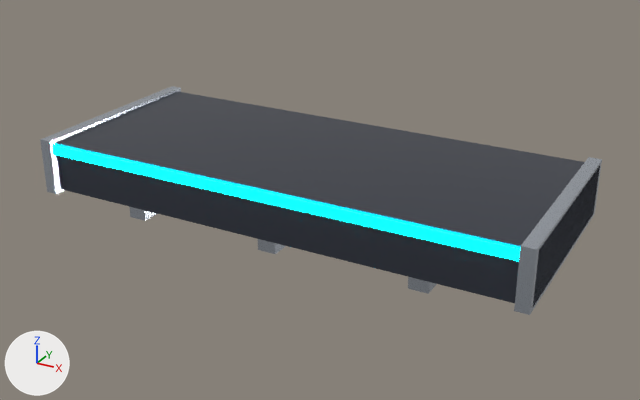
Two versions of the glTF model assets/models/platform_straight.glb, one commit apart.
Before and after are seen from a 50 mm lens placed at (3.14, -5.6, 2.41), pointed at (0.07, -0.02, -0.38). Lighting does not change. The marker at lower left points along +X, +Y and +Z. The first picture is the older version. Where no turn or scale is listed for an object, it has been applied to the vertices.

Names of what the first picture shows: 'Bracket_L', 'Bracket_R', 'PlatDeck', 'PlatFrontNeon', 'Truss_-1.2', 'Truss_0', 'Truss_1.2'.
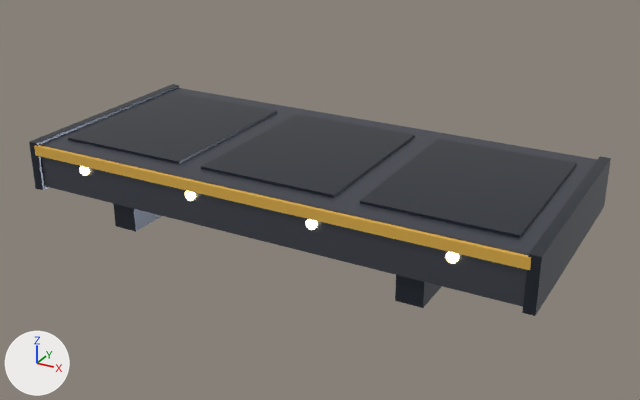
Boxes (x1, y1, x2, y2) around the edits, measured in the pictures (640 x 400 px):
'PlatDeck', recoloured, moved, rescaled
    before: (55, 92, 600, 306)
    after: (40, 88, 598, 307)
'Truss_1.2', recoloured
    both: (360, 139, 577, 294)
'Truss_0', recoloured, moved, rescaled
    before: (258, 239, 285, 254)
    after: (201, 114, 415, 198)
'PlatFrontNeon', recoloured, reshaped, moved, rescaled (6% wider, 7% taller)
    before: (52, 144, 520, 261)
    after: (34, 145, 531, 270)
'Truss_-1.2', recoloured
    both: (68, 93, 277, 221)
'Bracket_R', recoloured, moved, rescaled
    before: (514, 157, 602, 315)
    after: (522, 156, 611, 316)
'Bracket_L', recoloured, moved, rescaled (6% wider)
    before: (40, 86, 181, 194)
    after: (29, 84, 179, 190)
'IBeam_1.2', added
    after: (395, 275, 442, 308)
'IBeam_-1.2', added
    after: (113, 203, 161, 232)
'StepLight_1.5', added
    after: (446, 252, 459, 264)
'StepLight_0.5', added
    after: (306, 219, 318, 230)
'StepLight_-0.5', added
    after: (185, 191, 196, 201)
'StepLight_-1.5', added
    after: (80, 166, 90, 176)

Edits to the bpy script that builds the scene:
```text
Change me_cube_002:
    where me_cube_002.from_pydata(...)  # 8 vertices, 12 faces; spans x -0.5..0.5, y -0.5..0.5, z -0.5..0.5
    remove me_cube_002.materials.append(mat_platsteel)  # light grey #cbd3dd
    add me_cube_002.materials.append(mat_mat_darksteel)  # greyish blue #454b55
Change me_cube_003:
    where me_cube_003.from_pydata(...)  # 8 vertices, 12 faces; spans x -0.5..0.5, y -0.5..0.5, z -0.5..0.5
    remove me_cube_003.materials.append(mat_platsteel)  # light grey #cbd3dd
    add me_cube_003.materials.append(mat_mat_darksteel)  # greyish blue #454b55
Change me_cube:
    where me_cube.from_pydata(...)  # 8 vertices, 12 faces; spans x -0.5..0.5, y -0.5..0.5, z -0.5..0.5
    remove me_cube.materials.append(mat_platdeck)  # dark grey #555965
    add me_cube.materials.append(mat_mat_deckplate)  # grey #61656f
Change me_cube_001:
    where me_cube_001.from_pydata(...)  # 8 vertices, 12 faces; spans x -0.5..0.5, y -0.5..0.5, z -0.5..0.5
    remove me_cube_001.materials.append(mat_platneoncyan)  # cyan #00e7ff, glowing cyan #00edff
    add me_cube_001.materials.append(mat_mat_darksteel)  # greyish blue #454b55
Change me_cube_005:
    where me_cube_005.from_pydata(...)  # 8 vertices, 12 faces; spans x -0.5..0.5, y -0.5..0.5, z -0.5..0.5
    remove me_cube_005.materials.append(mat_platsteel)  # light grey #cbd3dd
    add me_cube_005.materials.append(mat_mat_darksteel)  # greyish blue #454b55
Change me_cube_006:
    where me_cube_006.from_pydata(...)  # 8 vertices, 12 faces; spans x -0.5..0.5, y -0.5..0.5, z -0.5..0.5
    remove me_cube_006.materials.append(mat_platsteel)  # light grey #cbd3dd
    add me_cube_006.materials.append(mat_mat_darksteel)  # greyish blue #454b55
Change me_cube_004:
    where me_cube_004.from_pydata(...)  # 8 vertices, 12 faces; spans x -0.5..0.5, y -0.5..0.5, z -0.5..0.5
    remove me_cube_004.materials.append(mat_platsteel)  # light grey #cbd3dd
    add me_cube_004.materials.append(mat_mat_hazardamber)  # orange #edbc50
Change ob_bracket_l:
    ob_bracket_l.location: (-1.95, 0.0, -0.2) -> (-2.01, 0.0, -0.18)
    ob_bracket_l.scale: (0.1, 1.7, 0.45) -> (0.08, 1.84, 0.4)
Change ob_bracket_r:
    ob_bracket_r.location: (1.95, 0.0, -0.2) -> (2.01, 0.0, -0.18)
    ob_bracket_r.scale: (0.1, 1.7, 0.45) -> (0.08, 1.84, 0.4)
Change ob_platdeck:
    ob_platdeck.location: (0.0, 0.0, -0.2) -> (0.0, 0.0, -0.175)
    ob_platdeck.scale: (4.0, 1.6, 0.4) -> (4.0, 1.8, 0.35)
Change ob_platfrontneon:
    ob_platfrontneon: bpy.data.objects.new('PlatFrontNeon', me_cube_001) -> bpy.data.objects.new('PlatFrontNeon', me_cube_004)
    ob_platfrontneon.location: (0.0, -0.81, -0.05) -> (0.0, -0.91, -0.04)
    ob_platfrontneon.scale: (3.9, 0.04, 0.08) -> (3.98, 0.04, 0.08)
Change ob_truss_0:
    ob_truss_0.location: (0.0, 0.0, -0.45) -> (0.0, 0.0, 0.01)
    ob_truss_0.scale: (0.15, 1.4, 0.2) -> (1.1, 1.4, 0.02)
Change ob_truss__1_2:
    ob_truss__1_2: bpy.data.objects.new('Truss_-1.2', me_cube_004) -> bpy.data.objects.new('Truss_-1.2', me_cube_001)
Add ob_steplight__1_5:
    ob_steplight__1_5 = bpy.data.objects.new('StepLight_-1.5', me_cylinder)  # a 32-sided cylinder along y spanning x -0.04..0.04, y -0.015..0.015, z -0.04..0.04; in mat_mat_steplight (beige #ffe7aa, glowing beige #ffe7aa)
    ob_steplight__1_5.location = (-1.5, -0.91, -0.12)
Add ob_steplight__0_5:
    ob_steplight__0_5 = bpy.data.objects.new('StepLight_-0.5', me_cylinder.copy())
    ob_steplight__0_5.location = (-0.5, -0.91, -0.12)
Add ob_steplight_1_5:
    ob_steplight_1_5 = bpy.data.objects.new('StepLight_1.5', me_cylinder.copy())
    ob_steplight_1_5.location = (1.5, -0.91, -0.12)
Add ob_steplight_0_5:
    ob_steplight_0_5 = bpy.data.objects.new('StepLight_0.5', me_cylinder.copy())
    ob_steplight_0_5.location = (0.5, -0.91, -0.12)
Add ob_ibeam__1_2:
    ob_ibeam__1_2 = bpy.data.objects.new('IBeam_-1.2', me_cube_007)  # a box spanning x -0.1..0.1, y -0.85..0.85, z -0.12..0.12; in mat_mat_darksteel (greyish blue #454b55)
    ob_ibeam__1_2.location = (-1.2, 0.0, -0.45)
Add ob_ibeam_1_2:
    ob_ibeam_1_2 = bpy.data.objects.new('IBeam_1.2', me_cube_007.copy())
    ob_ibeam_1_2.location = (1.2, 0.0, -0.45)
```
